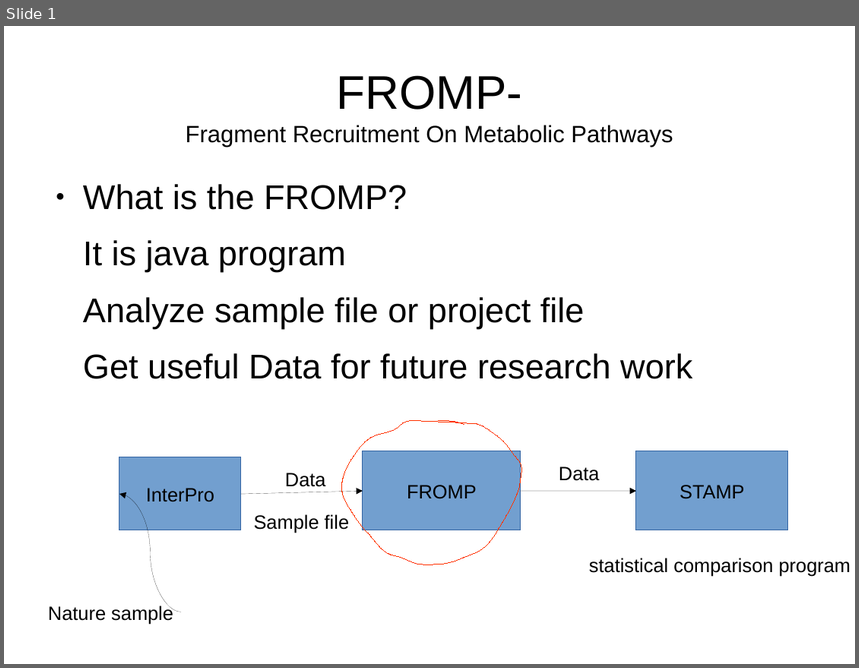
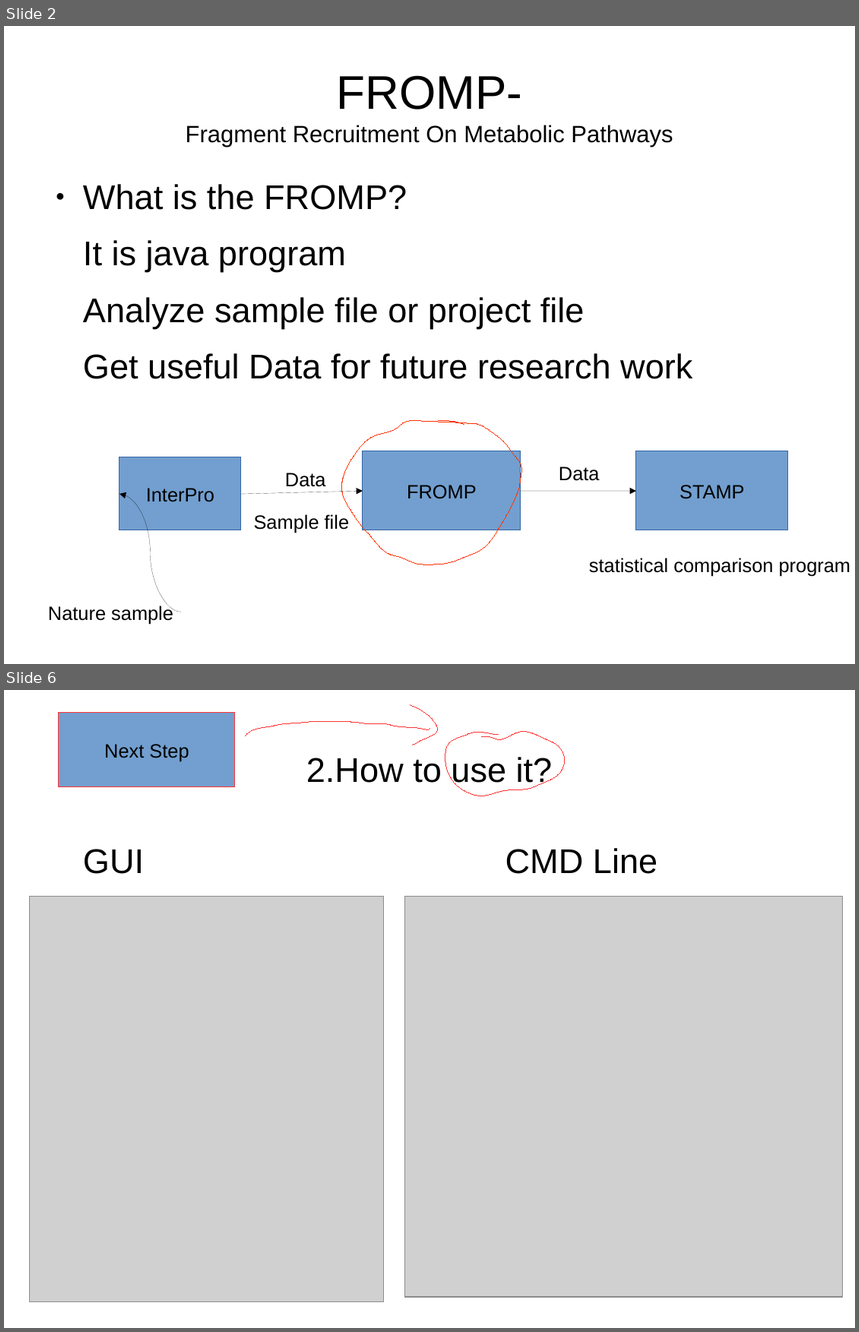
Before and after one commit to LaRocheLab/FROMP, a slide deck: introduce fromp.odp. Shown one above the other, each under a label of ours: slide 1 before the commit, slides 2 and 6 after it; the slides between them are not shown. The pictures are 859x668 and 859x1332 pixels, drawn with LibreOffice and Linux fonts; fonts in the diff are those of the drawing; grey boxes stand for pictures. Boxes give left, top, right and bottom in pixels: in the first picture for what was removed or moved away, otherwise in the second. Text is boxed around its words. In the diff, an @@ line names an element or a change of style, - is before the commit and + after.

```diff
--- a/introduce fromp.odp
+++ b/introduce fromp.odp
@@ slide 6 added at (4, 690, 855, 1328), background #FFFFFF @@
@@ rectangle added at (59, 712, 235, 787), fill #729FCF, outline #FF3333 0 pt, 18 pt, text #000000 @@
+Next Step
@@ freeform shape added at (411, 704, 438, 745), outline #FF3333 0 pt @@
@@ freeform shape added at (246, 722, 430, 736), outline #FF3333 0 pt @@
@@ freeform shape added at (445, 731, 565, 796), outline #FF3333 0 pt @@
@@ title added at (306, 757, 553, 789), 32 pt, text #000000 @@
+2.How to use it?
@@ text added at (83, 848, 658, 874), 32 pt, text #000000 @@
+GUI CMD Line
@@ picture added at (30, 897, 383, 1303) @@
@@ picture added at (405, 897, 844, 1298) @@
@@ what was slide 1 is now slide 2 @@
```
Also in this commit, not shown: 2 slides changed, 2 other slides added, 1 slide removed, 2 other files.
